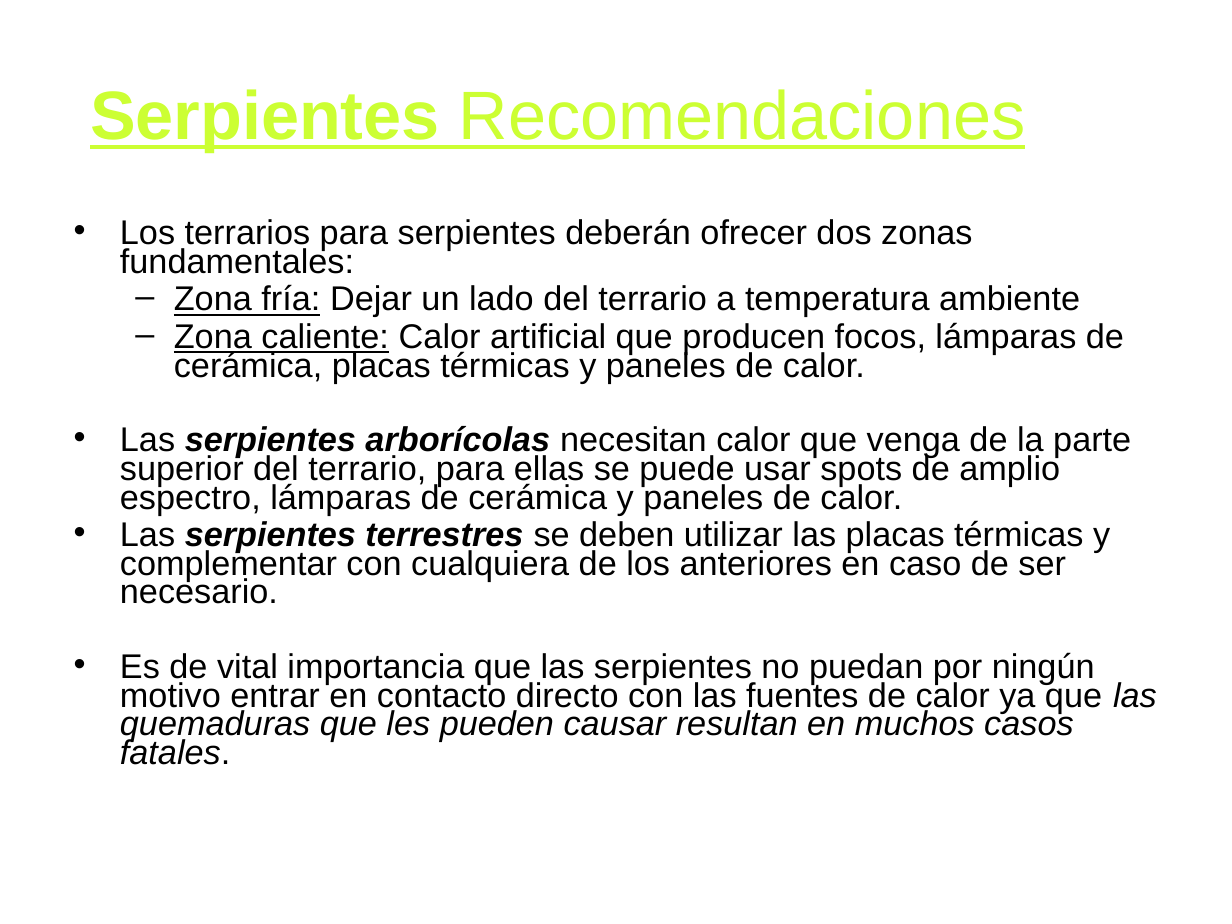
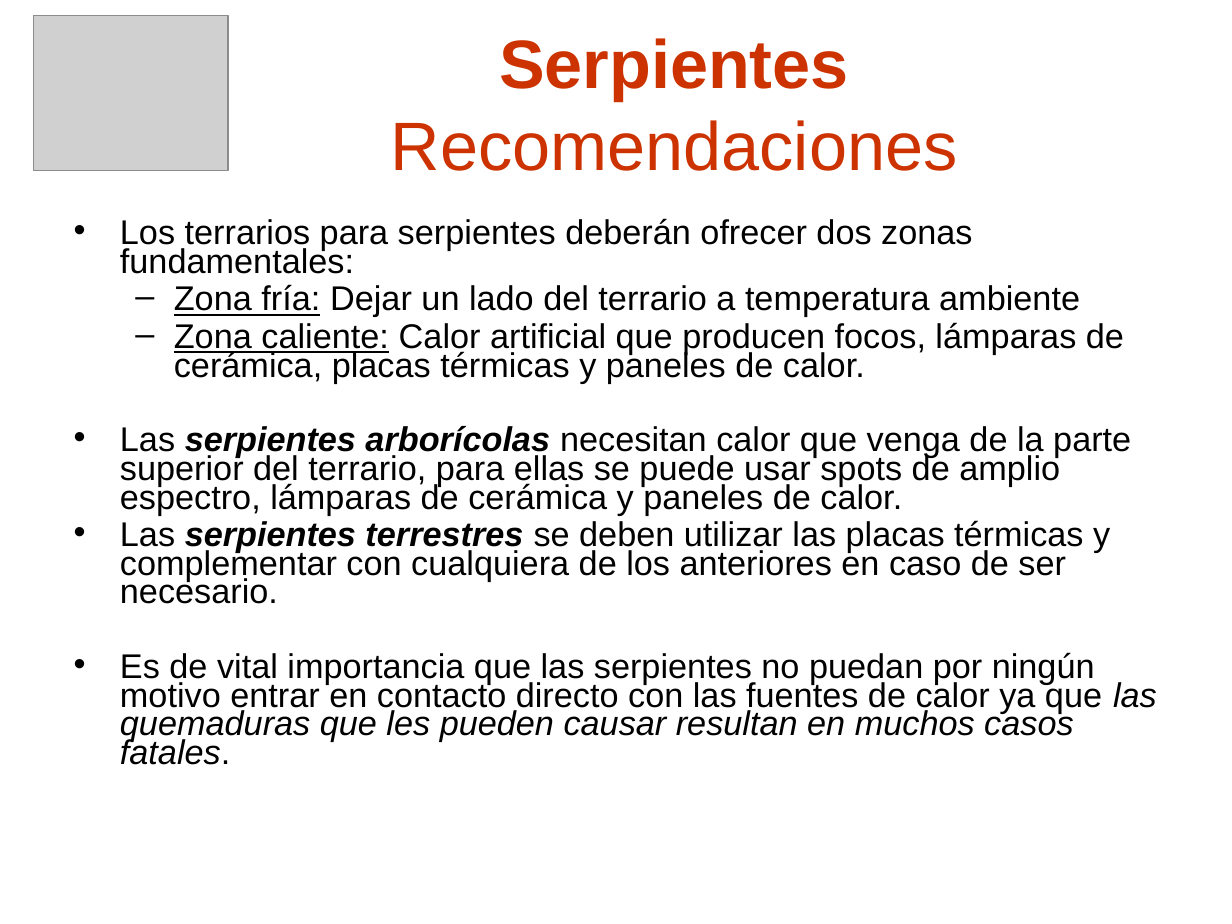
Before and after one commit to skiel85/taller-desarrollo-proyectos-i, a slide deck: slide 7 of Presentaciones/Demo Gerencial.ppt (slide 8 before the commit). Drawn at 1232x924 pixels with LibreOffice and Linux fonts; fonts in the diff are those of the drawing; grey boxes stand for pictures; background and template pictures are left out. Boxes give left, top, right and bottom in pixels: in the first picture for what was removed or moved away, otherwise in the second. Text is boxed around its words. In the diff, an @@ line names an element or a change of style, - is before the commit and + after.

```diff
--- a/Presentaciones/Demo Gerencial.ppt
+++ b/Presentaciones/Demo Gerencial.ppt
@@ picture added at [33, 16, 228, 171] @@
@@ title "Serpientes Recomendaciones": place and size @@
-title "Serpientes Recomendaciones" at [90, 89, 1026, 151]
+title "Serpientes Recomendaciones" at [391, 38, 958, 171]
@@ title "Serpientes Recomendaciones" at [391, 38, 958, 171]: text colour #CCFF33 to #CC3300, underline off @@
```
Also in this commit, not shown: 9 other slides changed, 6 slides added, 1 slide removed.
